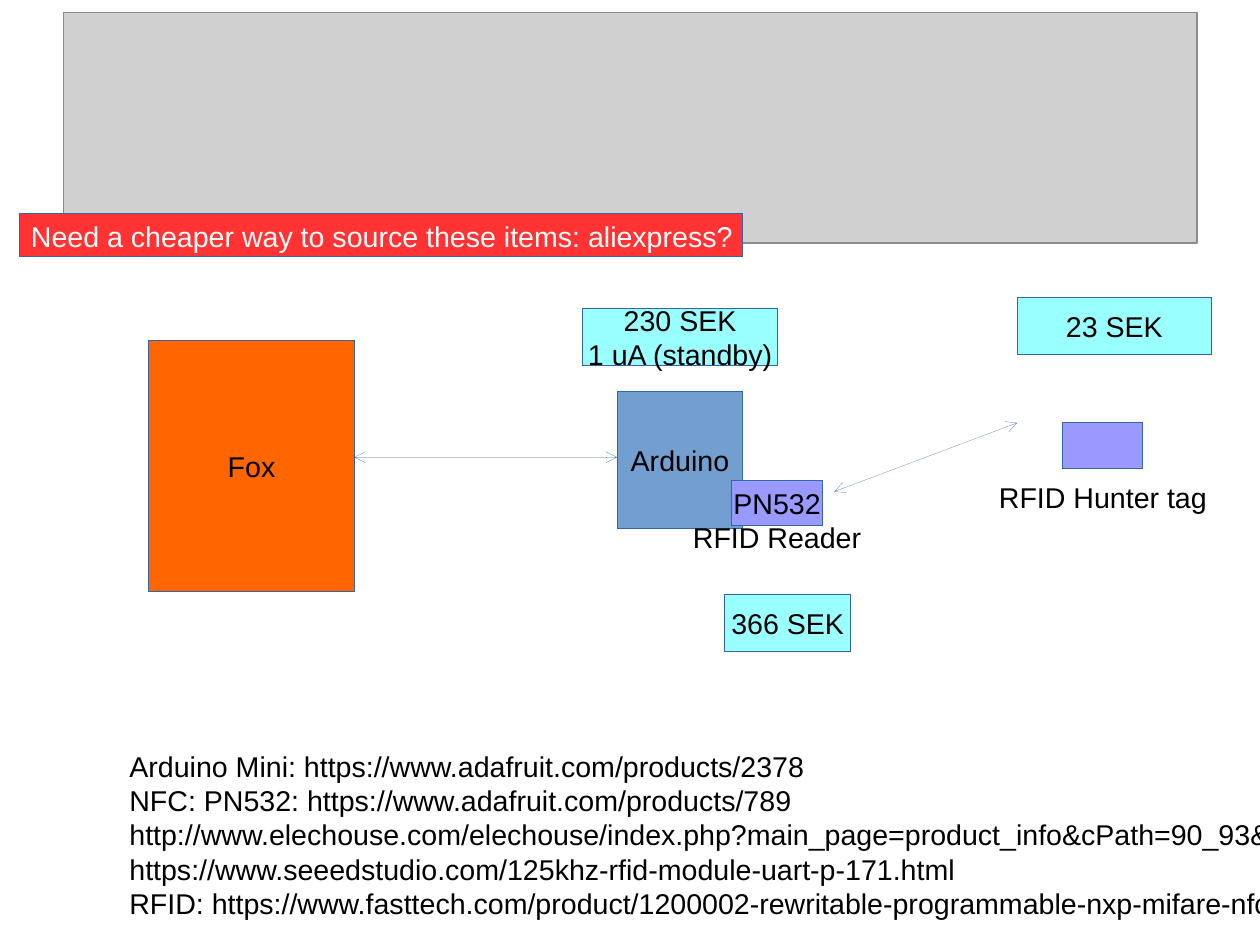
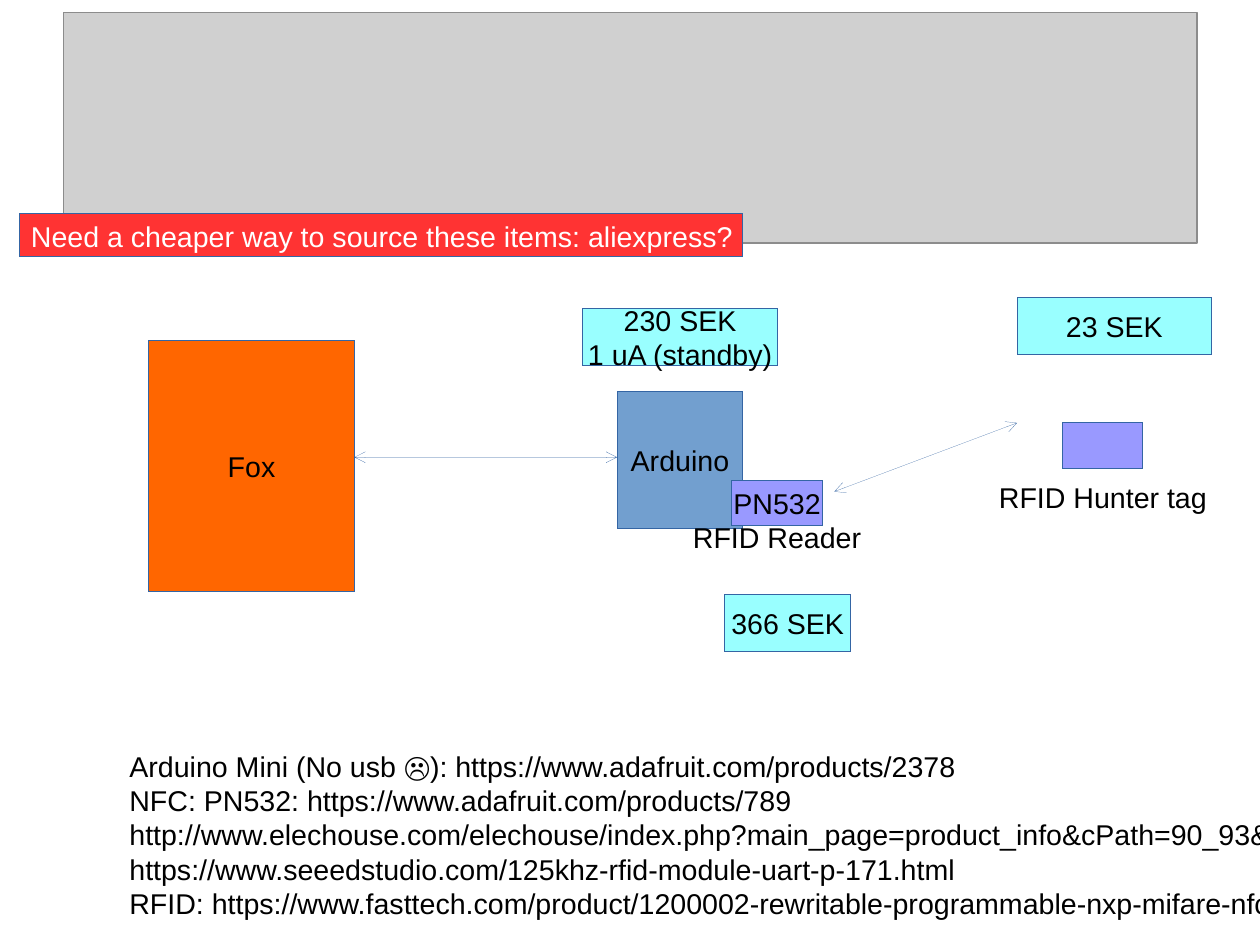
Before and after one commit to Django0/foxyrfid, a slide deck: slide 5 of docs/RFID.ppt. Drawn at 1260x945 pixels with LibreOffice and Linux fonts; fonts in the diff are those of the drawing; grey boxes stand for pictures. Boxes give left, top, right and bottom in pixels: in the first picture for what was removed or moved away, otherwise in the second. Text is boxed around its words. In the diff, an @@ line names an element or a change of style, - is before the commit and + after.

```diff
--- a/docs/RFID.ppt
+++ b/docs/RFID.ppt
@@ text at (129,756,955,782): text changed @@
-Arduino Mini: https://www.adafruit.com/products/2378
+Arduino Mini (No usb ☹): https://www.adafruit.com/products/2378
```
Also in this commit, not shown: 2 slides added, 2 slides removed.
